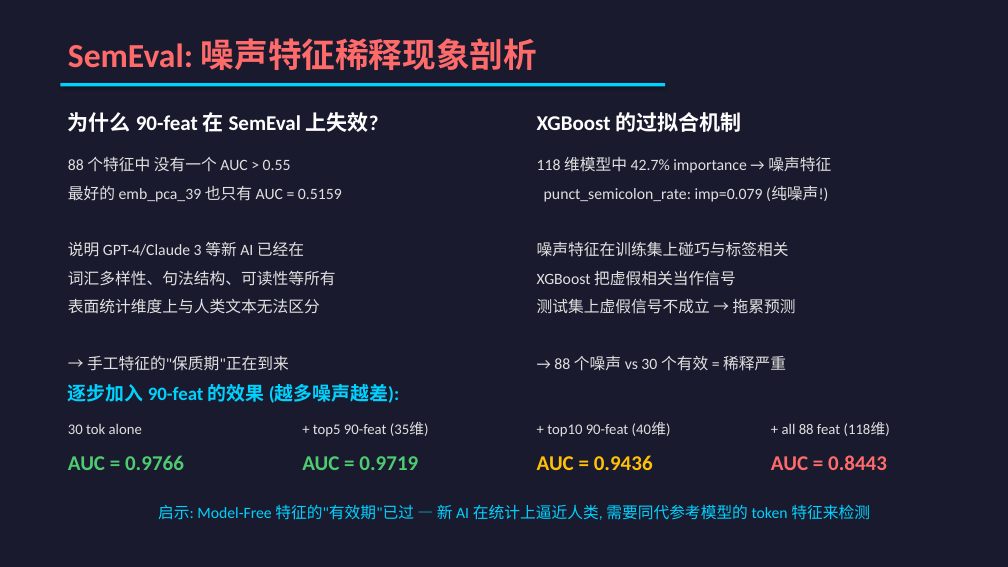
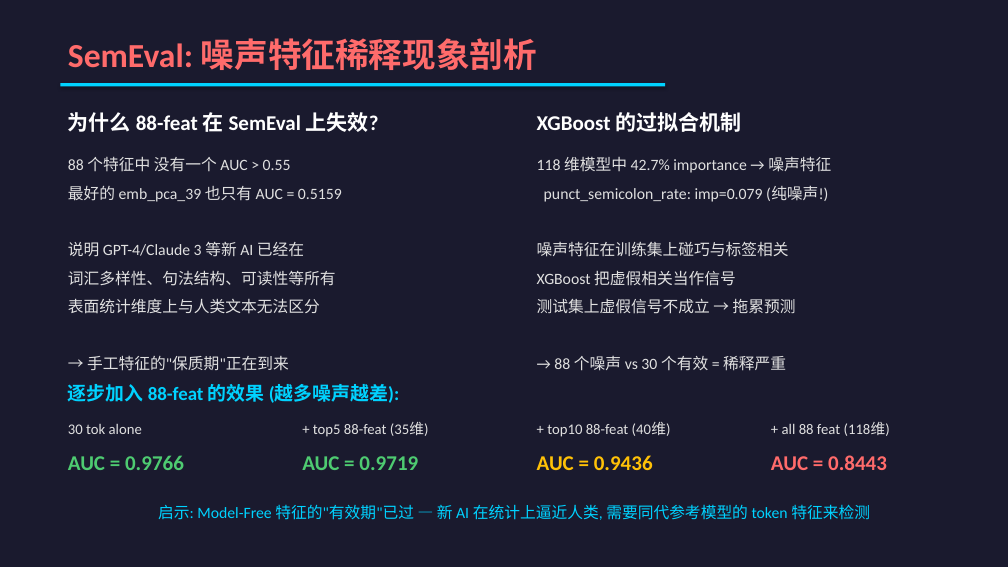
Before and after one commit to HaibinLai/HC3, a slide deck: slide 22 of reports/AIGC_Detection_Presentation.pptx. Drawn at 1008x567 pixels with LibreOffice and Linux fonts; fonts in the diff are those of the drawing. Boxes give left, top, right and bottom in pixels: in the first picture for what was removed or moved away, otherwise in the second. Text is boxed around its words. In the diff, an @@ line names an element or a change of style, - is before the commit and + after.

```diff
--- a/reports/AIGC_Detection_Presentation.pptx
+++ b/reports/AIGC_Detection_Presentation.pptx
@@ text at (68, 112, 379, 132): text changed @@
-为什么 90-feat 在 SemEval 上失效?
+为什么 88-feat 在 SemEval 上失效?
@@ text at (68, 384, 399, 406): text changed @@
-逐步加入 90-feat 的效果 (越多噪声越差):
+逐步加入 88-feat 的效果 (越多噪声越差):
@@ text at (313, 422, 429, 437): text changed @@
-+ top5 90-feat (35维)
++ top5 88-feat (35维)
@@ text at (547, 422, 671, 437): text changed @@
-+ top10 90-feat (40维)
++ top10 88-feat (40维)
```
Also in this commit, not shown: 1 other file.
